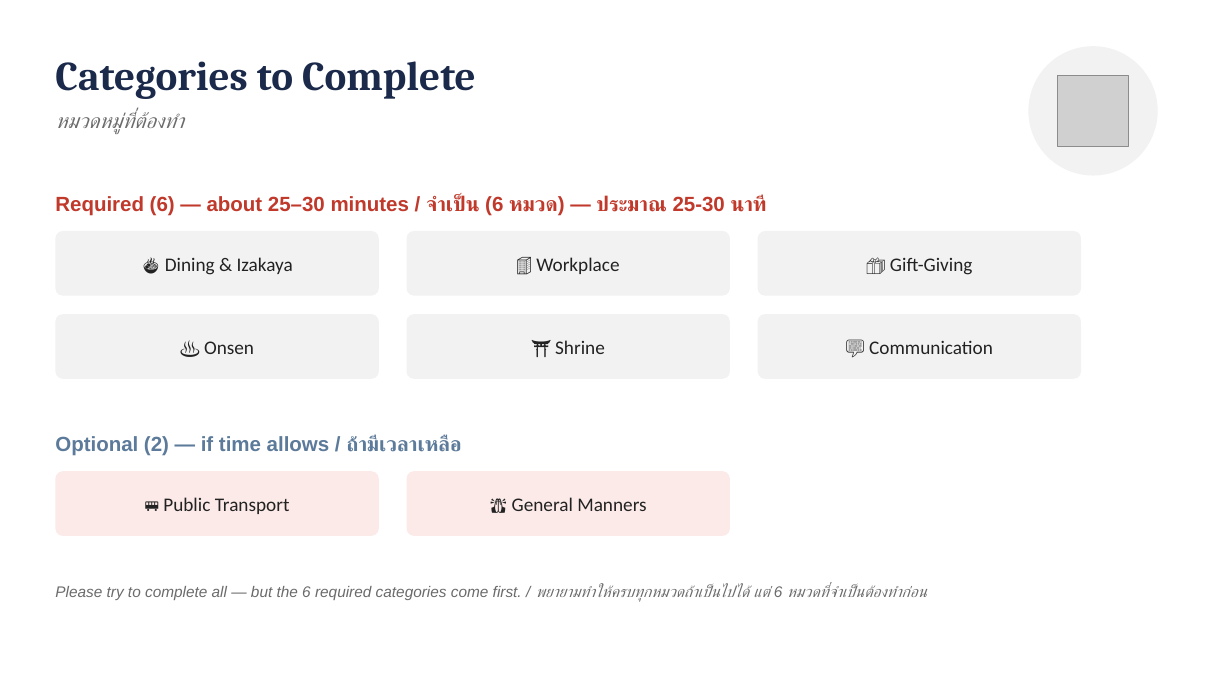
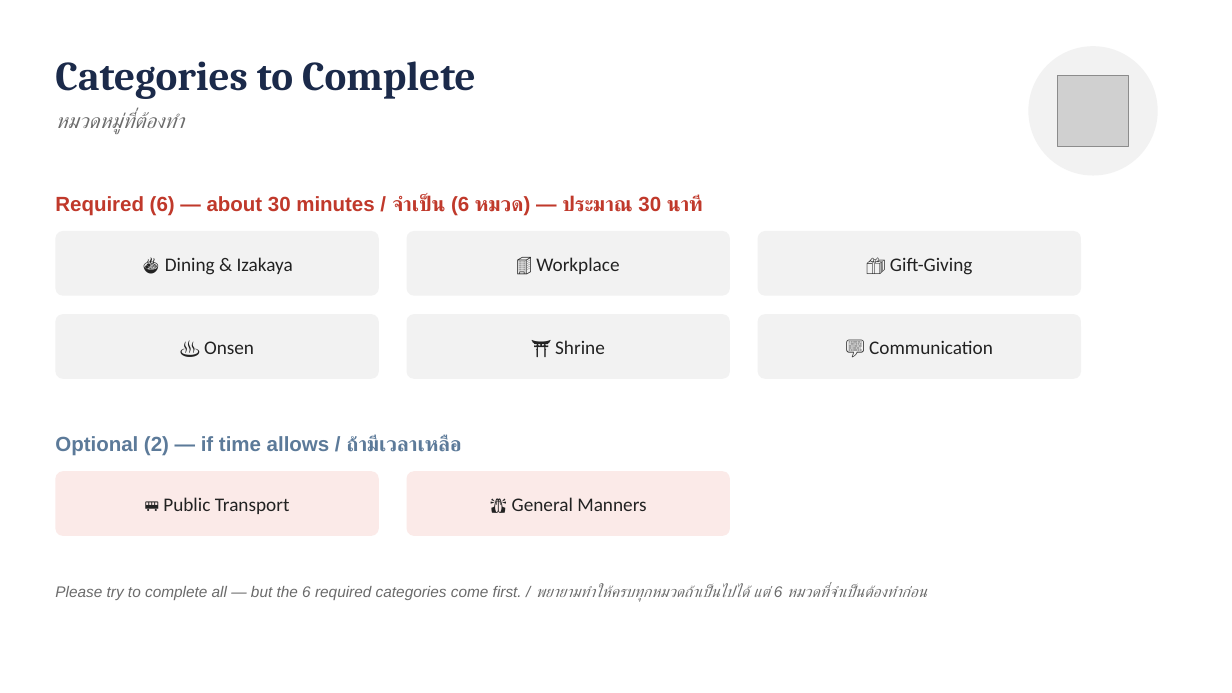
Before and after one commit to rikopinh17-boop/Mannavi, a slide deck: slide 6 of Mannavi_experiment_briefing.pptx. Drawn at 1232x693 pixels with LibreOffice and Linux fonts; fonts in the diff are those of the drawing; grey boxes stand for pictures. Boxes give left, top, right and bottom in pixels: in the first picture for what was removed or moved away, otherwise in the second. Text is boxed around its words. In the diff, an @@ line names an element or a change of style, - is before the commit and + after.

```diff
--- a/Mannavi_experiment_briefing.pptx
+++ b/Mannavi_experiment_briefing.pptx
@@ text at [55,195,701,216]: text changed @@
-Required (6) — about 25–30 minutes / จำเป็น (6 หมวด) — ประมาณ 25-30 นาที
+Required (6) — about 30 minutes / จำเป็น (6 หมวด) — ประมาณ 30 นาที
```
Also in this commit, not shown: 1 other slide changed, 2 other files.
